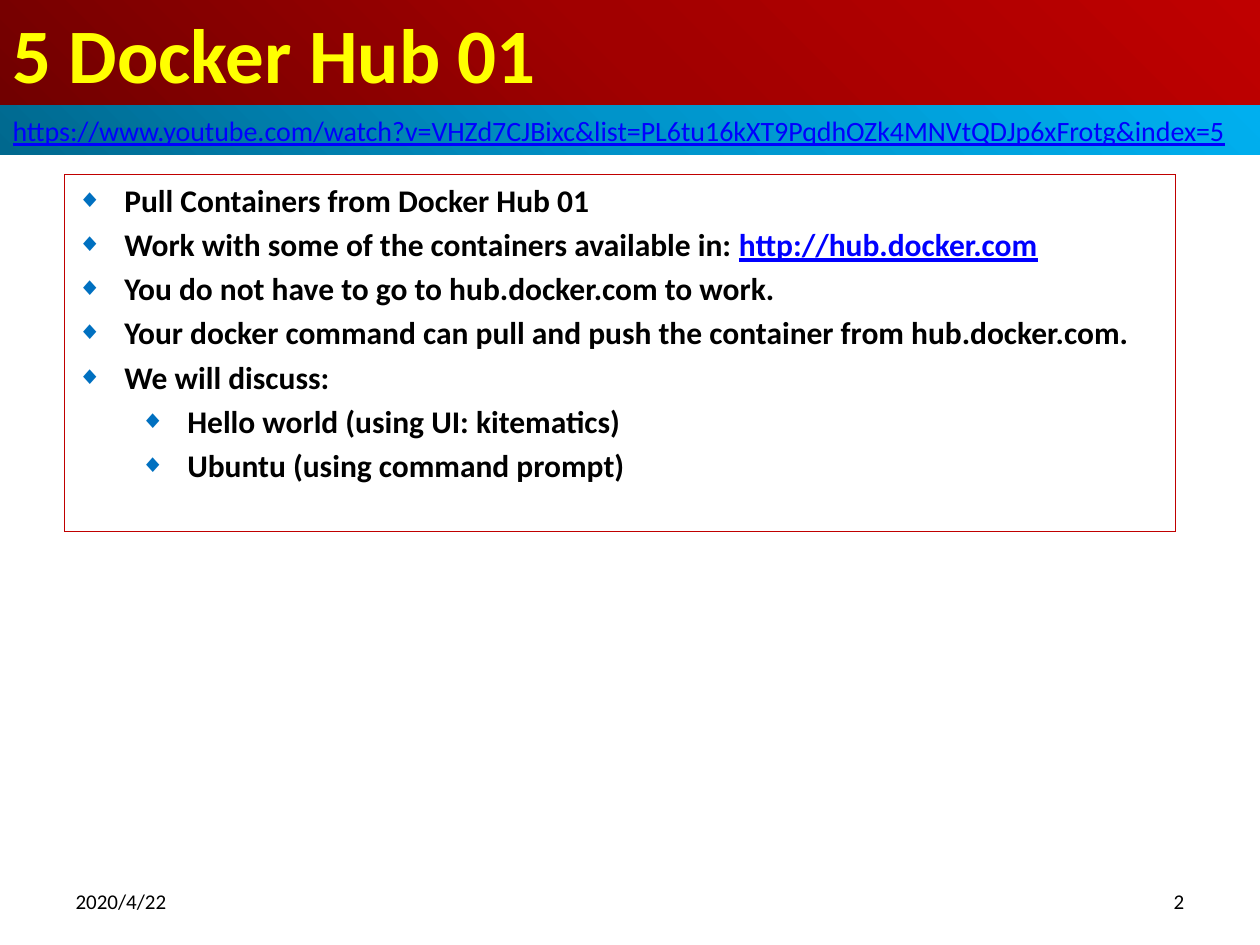
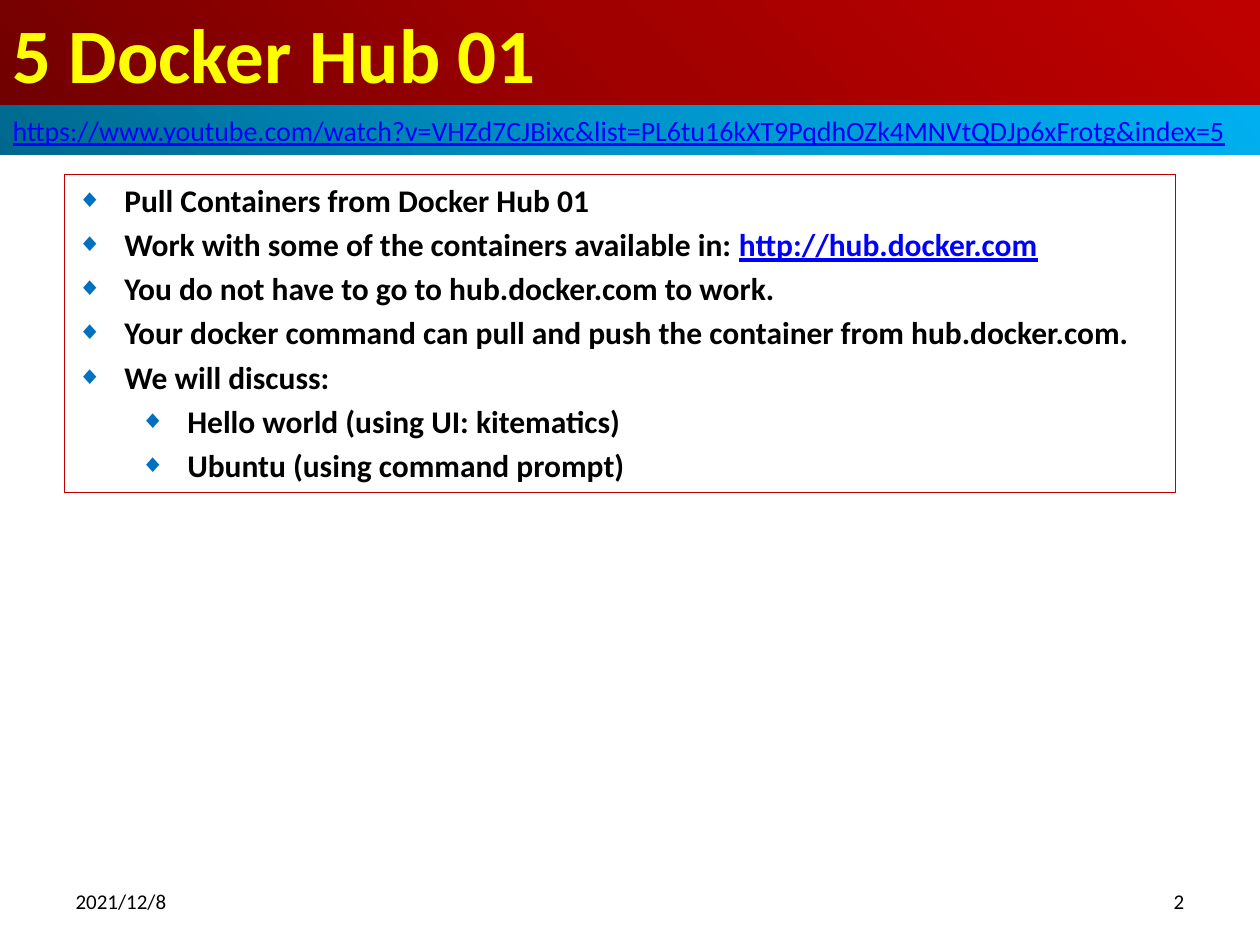
Before and after one commit to peterhchen/800-Docker, a slide deck: slide 2 of 05_DockerHub01.pptx. Drawn at 1260x945 pixels with LibreOffice and Linux fonts; fonts in the diff are those of the drawing. Boxes give left, top, right and bottom in pixels: in the first picture for what was removed or moved away, otherwise in the second. Text is boxed around its words. In the diff, an @@ line names an element or a change of style, - is before the commit and + after.

```diff
--- a/05_DockerHub01.pptx
+++ b/05_DockerHub01.pptx
@@ subtitle "Pull Containers from Docker Hub ...": place and size @@
-subtitle "Pull Containers from Docker Hub ..." at (64, 175, 1176, 532)
+subtitle "Pull Containers from Docker Hub ..." at (64, 175, 1176, 493)
@@ text at (76, 894, 167, 910): text changed @@
-2020/4/22
+2021/12/8
```
Also in this commit, not shown: 9 other slides changed.
